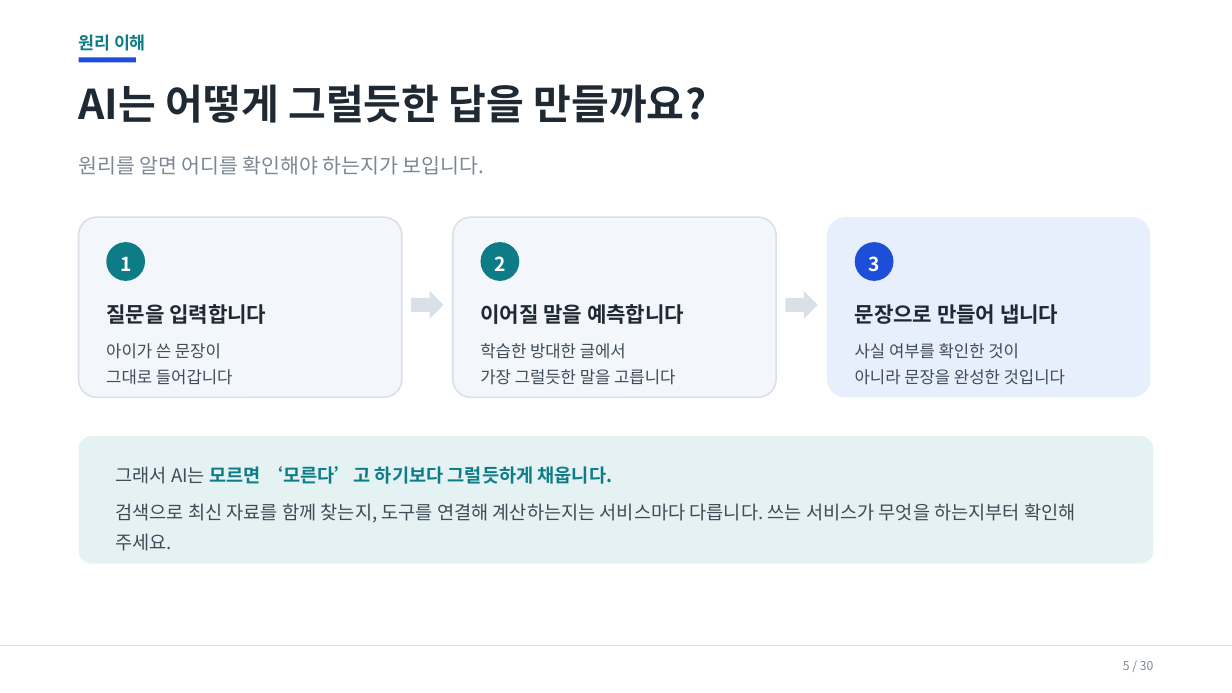
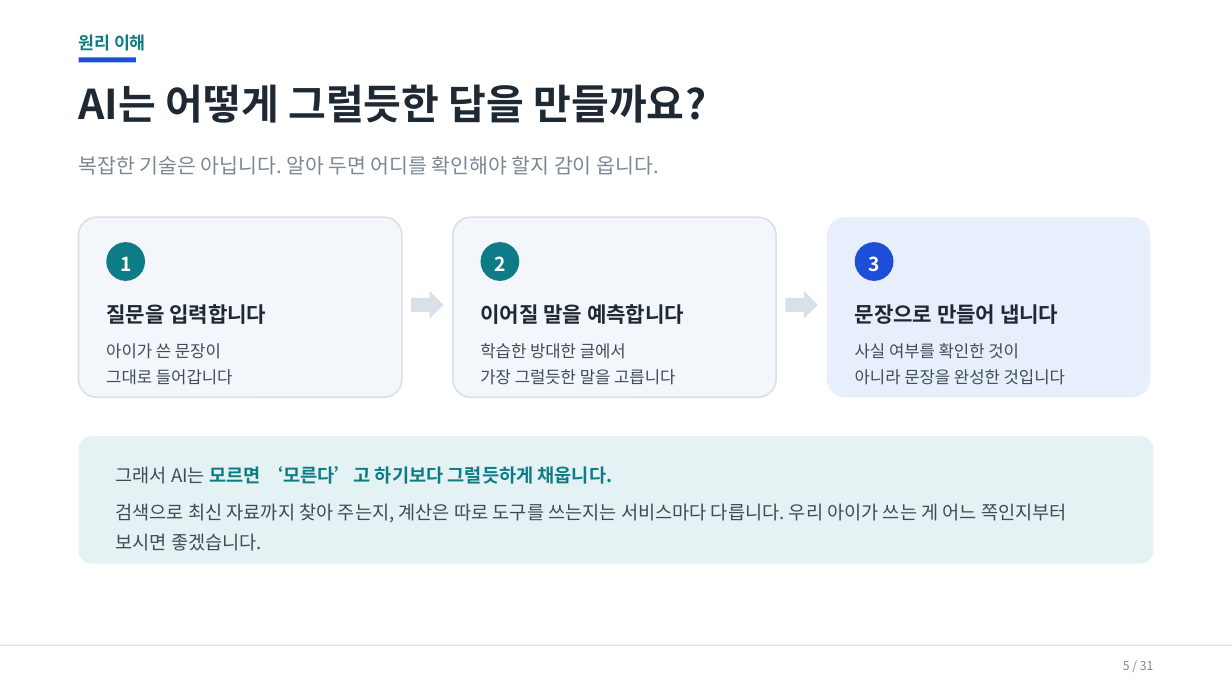
Before and after one commit to superynr/-, a slide deck: slide 5 of parent-ai-training/AI시대_학부모연수_20260917.pptx. Drawn at 1232x693 pixels with LibreOffice and Linux fonts; fonts in the diff are those of the drawing. Boxes give left, top, right and bottom in pixels: in the first picture for what was removed or moved away, otherwise in the second. Text is boxed around its words. In the diff, an @@ line names an element or a change of style, - is before the commit and + after.

```diff
--- a/parent-ai-training/AI시대_학부모연수_20260917.pptx
+++ b/parent-ai-training/AI시대_학부모연수_20260917.pptx
@@ text at <box>79,156,658,175</box>: text changed @@
-원리를 알면 어디를 확인해야 하는지가 보입니다.
+복잡한 기술은 아닙니다. 알아 두면 어디를 확인해야 할지 감이 옵니다.
@@ text at <box>115,503,1067,551</box>: text changed @@
-검색으로 최신 자료를 함께 찾는지, 도구를 연결해 계산하는지는 서비스마다 다릅니다. 쓰는 서비스가 무엇을 하는지부터 확인해 주세요.
+검색으로 최신 자료까지 찾아 주는지, 계산은 따로 도구를 쓰는지는 서비스마다 다릅니다. 우리 아이가 쓰는 게 어느 쪽인지부터 보시면 좋겠습니다.
@@ text at <box>1123,661,1154,670</box>: text changed @@
-5 / 30
+5 / 31
```
Also in this commit, not shown: 29 other slides changed, 1 slide added, 7 other files.
